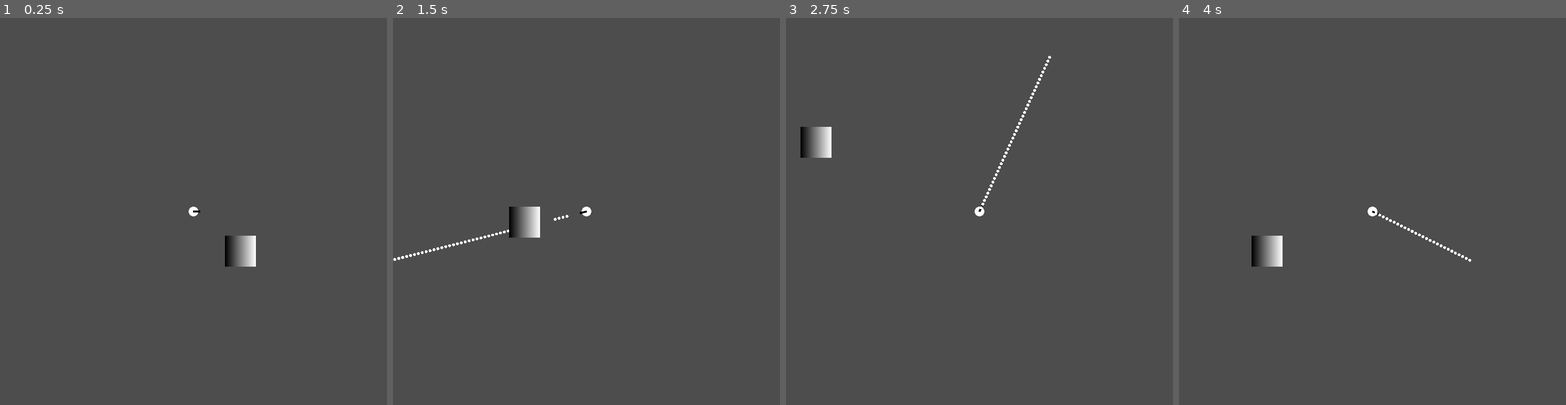
Above: before the commit, frames 1-4 (left to right).
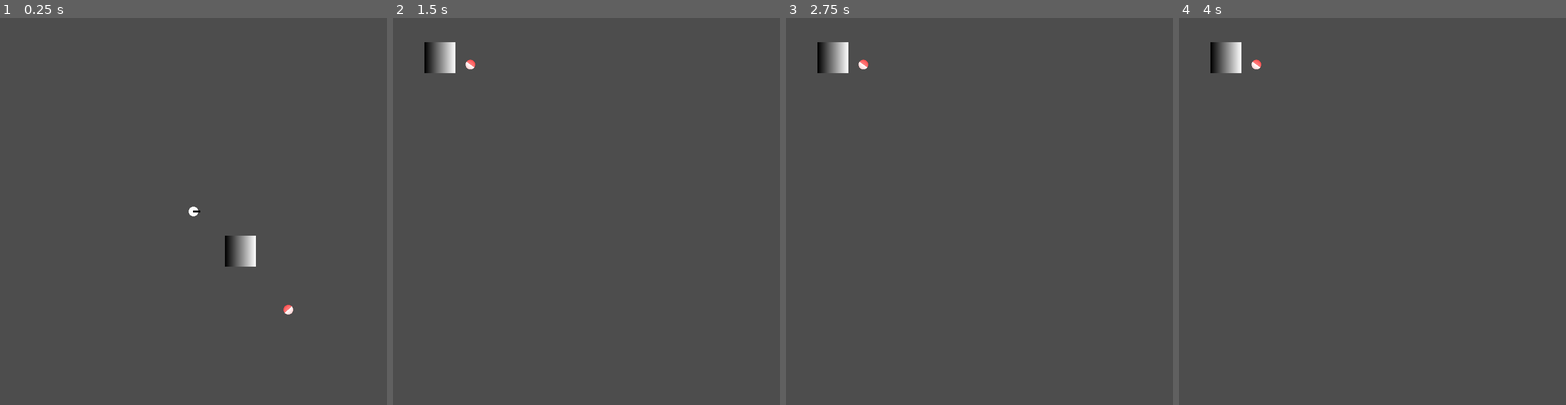
Above: after the commit, the same moments.

Repository: Crowded-Games/2D-Shoot-Em-Up
Game: Godot game, scene res://Scene/main_scene.tscn
The game is run twice, just before and just after one commit, with the same random seed, the same clock (stepped at 60 frames per second) and the same inputs.
Inputs (mouse positions are in pixels of both pictures, inside the frame that each line leads up to):
- Up to frame 1 (0.25 s): no input
- Up to frame 2 (1.5 s): move the mouse to (671, 192) at 0.52 s; press the mouse at (671, 192) at 0.53 s; hold Right (Right) 0.53-1.28 s; move the mouse to (509, 230) at 1.27 s; release the mouse at (509, 230) at 1.28 s; hold S (Down) from 1.28 s (still down); click (509, 230) at 1.35 s
- Up to frame 3 (2.75 s): move the mouse to (1018, 126) at 2.02 s; release S (Down) at 2.03 s; press the mouse at (1018, 126) at 2.03 s; hold Right (Right) from 2.03 s (still down)
- Up to frame 4 (4 s): move the mouse to (1353, 288) at 2.77 s; release Right (Right) at 2.78 s; release the mouse at (1353, 288) at 2.78 s; hold Up (Up) 2.78-3.53 s; click (1353, 288) at 2.85 s; move the mouse to (1488, 269) at 3.52 s; press the mouse at (1488, 269) at 3.53 s; hold A (Left) from 3.53 s (still down)

The runs differ from the first frame. In frame 1, less than 0.1% of the frame differs, in the area x 73-76%, y 74-77%; in frame 2, 1.3%; in frame 3, 1.3%, in the area x 3-69%, y 6-52%; in frame 4, 1.3%.

Commit message:
Finally got the bullet to be independent.

Diff:
--- a/Project/Code/Bullet.gd
+++ b/Project/Code/Bullet.gd
@@ -1,7 +1,12 @@
 extends Area2D
 
-const SPEED = 500.0
+const SPEED = 800.0
+var area_direction = Vector2(0, 0)
 
 # Called every frame. 'delta' is the elapsed time since the previous frame.
 func _process(delta):
-	self.translate(Vector2(SPEED * delta, 0))
+	self.translate(area_direction * SPEED * delta)
+
+func _on_body_entered(body):
+	body.queue_free()
+	self.queue_free()
--- a/Project/Code/CharacterMovement.gd
+++ b/Project/Code/CharacterMovement.gd
@@ -13,15 +13,17 @@
 
 	if Input.get_action_raw_strength("Shoot"):
 		var temp = Bullet.instantiate()
-		add_child(temp)
-		temp.global_position = self.global_position
+		add_sibling(temp)
+		temp.global_position = get_node("BulletSpawn").get("global_position")
 		# this sets the rotation as to where it will fire
+		temp.set("area_direction", (get_global_mouse_position() - self.global_position).normalized())
 
 	if direction_x:
 		velocity.x = direction_x * SPEED
 	if direction_y:
 		velocity.y = direction_y * SPEED
 
+
 	self.look_at(get_global_mouse_position())
 
 	move_and_slide()
--- a/Project/Scene/bullet.tscn
+++ b/Project/Scene/bullet.tscn
@@ -17,3 +17,5 @@
 
 [node name="MeshInstance2D" type="MeshInstance2D" parent="."]
 mesh = SubResource("SphereMesh_1ictf")
+
+[connection signal="body_entered" from="." to="." method="_on_body_entered"]
--- a/Project/Scene/character.tscn
+++ b/Project/Scene/character.tscn
@@ -31,3 +31,6 @@
 position = Vector2(7, 0)
 scale = Vector2(0.234375, 0.0625)
 texture = SubResource("GradientTexture2D_15p81")
+
+[node name="BulletSpawn" type="Marker2D" parent="."]
+position = Vector2(15, 0)
--- a/Project/Scene/main_scene.tscn
+++ b/Project/Scene/main_scene.tscn
@@ -1,6 +1,7 @@
-[gd_scene load_steps=4 format=3 uid="uid://dyqku4b80noy4"]
+[gd_scene load_steps=5 format=3 uid="uid://dyqku4b80noy4"]
 
 [ext_resource type="PackedScene" uid="uid://bg7rpiubrhh1b" path="res://Scene/character.tscn" id="1_7r2wr"]
+[ext_resource type="PackedScene" uid="uid://rxrmy77myb60" path="res://Scene/enemy.tscn" id="2_1c1o8"]
 
 [sub_resource type="Gradient" id="Gradient_qvra3"]
 
@@ -14,3 +15,6 @@
 [node name="Sprite2D" type="Sprite2D" parent="."]
 position = Vector2(97, 82)
 texture = SubResource("GradientTexture2D_x82rh")
+
+[node name="Enemy" parent="." instance=ExtResource("2_1c1o8")]
+position = Vector2(221, 228)
